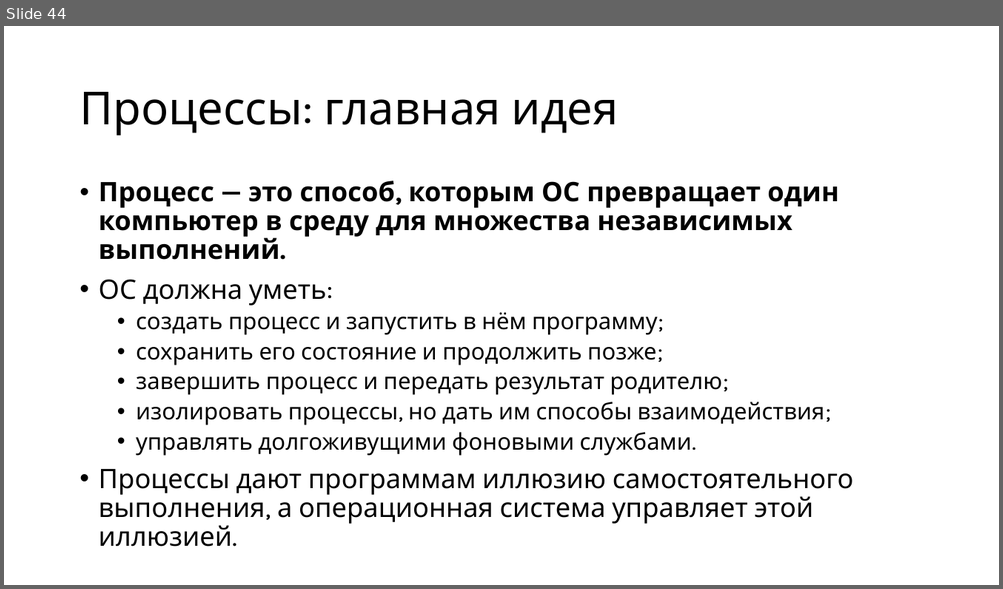
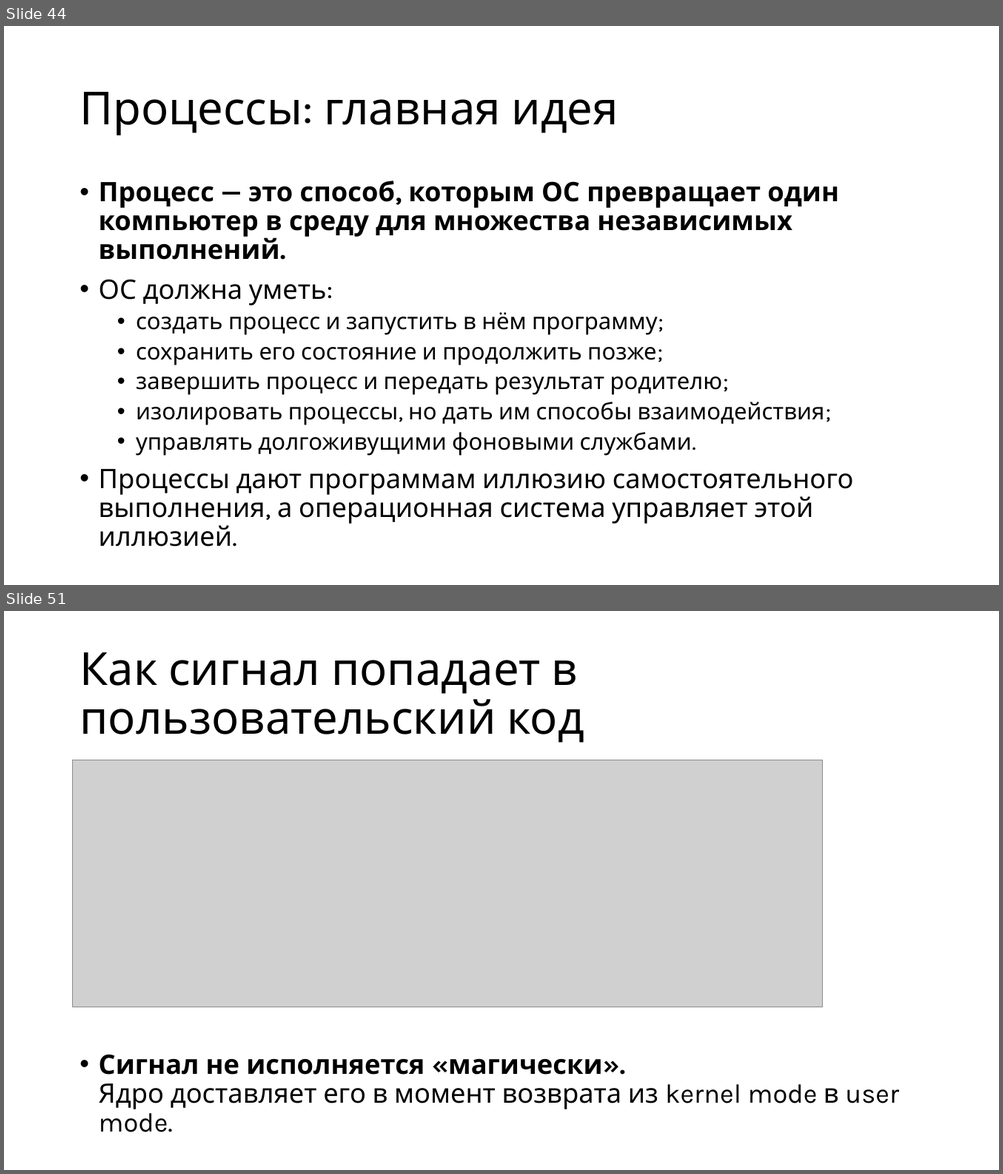
Before and after one commit to alexey-malov/os-course, a slide deck: lectures/03/Процессы.pptx. Shown one above the other, each under a label of ours: slide 44 before the commit, slides 44 and 51 after it; the slides between them are not shown. The pictures are 1003x589 and 1003x1174 pixels, drawn with LibreOffice and Linux fonts; fonts in the diff are those of the drawing; grey boxes stand for pictures. Boxes give left, top, right and bottom in pixels: in the first picture for what was removed or moved away, otherwise in the second. Text is boxed around its words. In the diff, an @@ line names an element or a change of style, - is before the commit and + after.

```diff
--- a/lectures/03/Процессы.pptx
+++ b/lectures/03/Процессы.pptx
@@ slide 51 added at <box>4,611,999,1170</box>, background #FFFFFF @@
@@ title added at <box>79,652,583,743</box>, 44 pt, text #000000 @@
+Как сигнал попадает в пользовательский код
@@ picture added at <box>73,760,822,1007</box> @@
@@ text added at <box>99,1054,899,1110</box>, 25.9 pt, text #000000 @@
+• Сигнал не исполняется «магически».
+  Ядро доставляет его в момент возврата из kernel mode в user mode.
```
Also in this commit, not shown: 21 other slides added, 4 other files.
